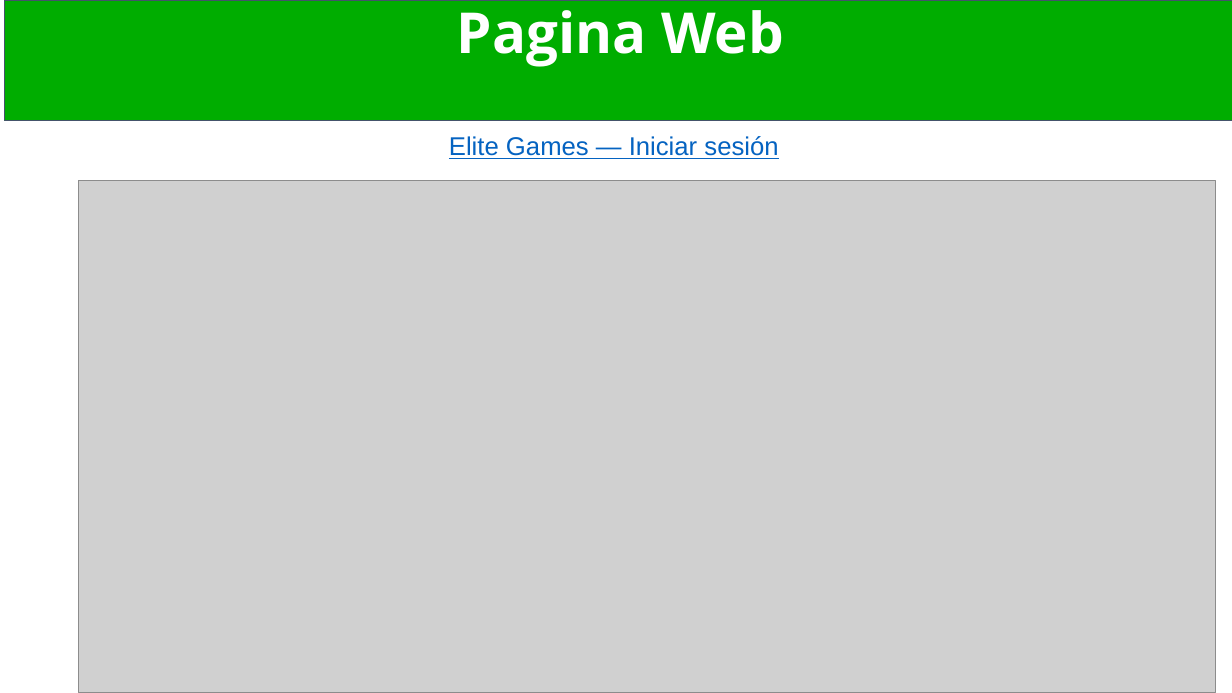
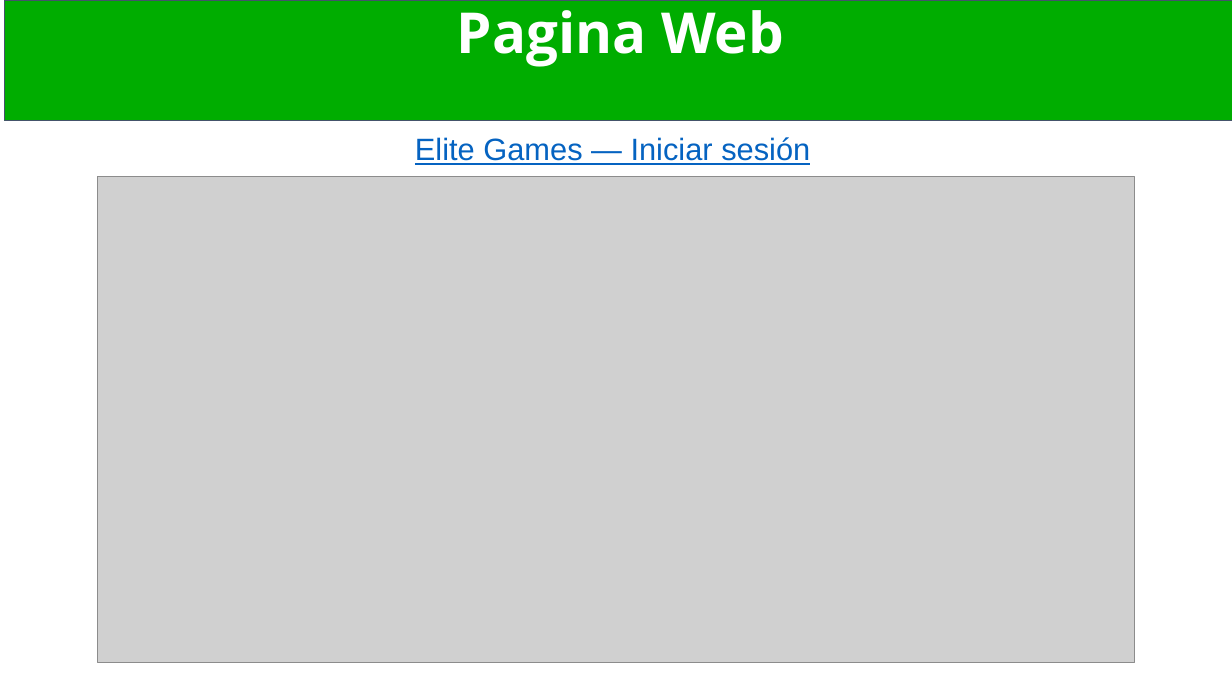
Before and after one commit to PILINSAN/Elite-Games, a slide deck: slide 17 of TODO EL PROYECTO ELITE GAMES/Presentaciones/Elite_Games_Presentacion Trimestre III.pptx. Drawn at 1232x693 pixels with LibreOffice and Linux fonts; fonts in the diff are those of the drawing; grey boxes stand for pictures. Boxes give left, top, right and bottom in pixels: in the first picture for what was removed or moved away, otherwise in the second. Text is boxed around its words. In the diff, an @@ line names an element or a change of style, - is before the commit and + after.

```diff
--- a/TODO EL PROYECTO ELITE GAMES/Presentaciones/Elite_Games_Presentacion Trimestre III.pptx
+++ b/TODO EL PROYECTO ELITE GAMES/Presentaciones/Elite_Games_Presentacion Trimestre III.pptx
@@ text "Elite Games — Iniciar sesión": place and size @@
-text "Elite Games — Iniciar sesión" at box(449, 136, 778, 159)
+text "Elite Games — Iniciar sesión" at box(415, 137, 810, 165)
@@ text "Elite Games — Iniciar sesión" at box(415, 137, 810, 165): size 20 to 24 pt @@
@@ picture: place and size @@
-picture at box(79, 180, 1215, 693)
+picture at box(98, 177, 1135, 662)
```
Also in this commit, not shown: 4 other slides changed, 3 slides added, 2 slides removed, 2 other files.
